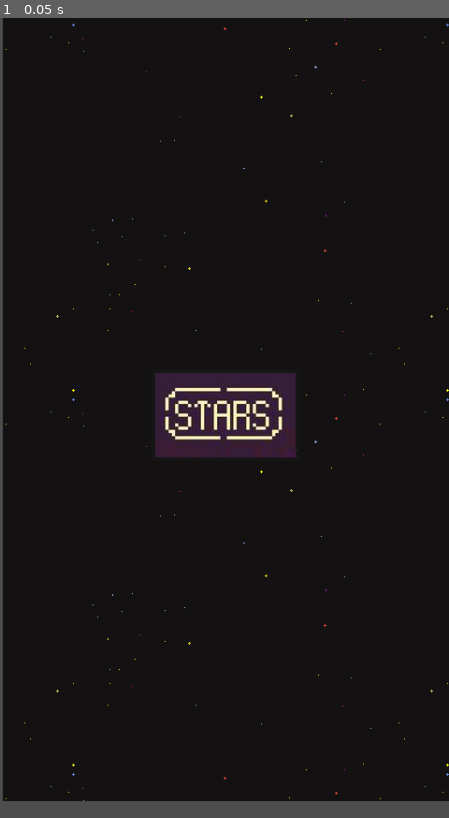
Above: before the commit, frame 1.
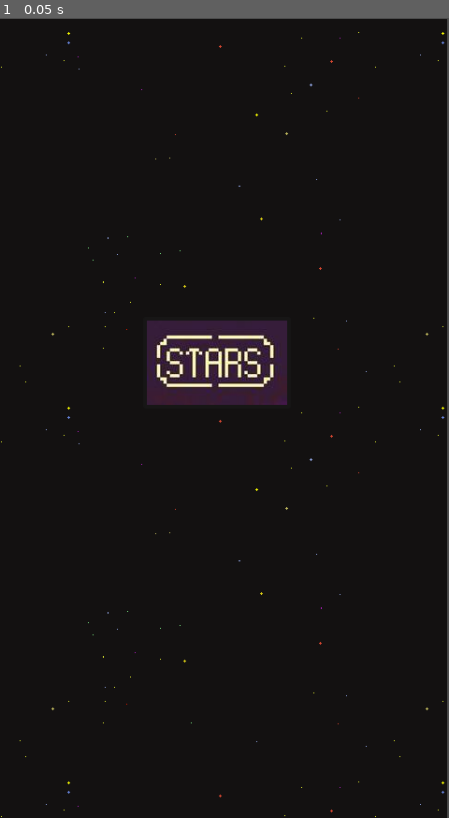
Above: after the commit, the same moment.

Repository: top-it-090304/EAgames
Game: Godot game, scene res://game/menu.tscn
The game is run twice, just before and just after one commit, with the same random seed, the same clock (stepped at 60 frames per second) and the same inputs. The engine's default icon, where the game draws it, is replaced by a stand-in: a white triangle on a blue panel in a dark square.
Inputs:
- Up to frame 1 (0.05 s): no input

The runs differ from the first frame. In frame 1, 8.3% of the frame differs, in the area x 0-100%, y 0-100%.

Commit message:
сохранил изменения

Diff:
--- a/game/main_menu.tscn
+++ /dev/null
@@ -1,3 +0,0 @@
-[gd_scene format=3 uid="uid://co85qlhw23oqt"]
-
-[node name="Node2D" type="Node2D" unique_id=61690617]
--- a/game/menu.tscn
+++ b/game/menu.tscn
@@ -4,7 +4,7 @@
 [ext_resource type="Texture2D" uid="uid://du67l6x8kxxo" path="res://assets/background-black.png" id="2_1g5p4"]
 [ext_resource type="Texture2D" uid="uid://1rlhggxop3hc" path="res://assets/photo_2026-02-17_15-03-50.jpg" id="3_wslbq"]
 
-[node name="Node2D" type="Node2D" unique_id=1804430211]
+[node name="menu" type="Node2D" unique_id=1804430211]
 
 [node name="Icon" type="Sprite2D" parent="." unique_id=753779237]
 position = Vector2(246, 403)
@@ -13,14 +13,14 @@
 [node name="Background" type="Sprite2D" parent="." unique_id=52758457]
 texture_filter = 1
 texture_repeat = 2
-position = Vector2(243, 409)
+position = Vector2(238, 428)
 texture = ExtResource("2_1g5p4")
 region_enabled = true
 region_rect = Rect2(-21, 0, 480, 854)
 
 [node name="Button" type="Button" parent="Background" unique_id=2014693340]
-offset_left = -81.0
-offset_top = -34.0
-offset_right = 77.0
-offset_bottom = 64.0
+offset_left = -85.0
+offset_top = -109.0
+offset_right = 73.0
+offset_bottom = -11.0
 icon = ExtResource("3_wslbq")
